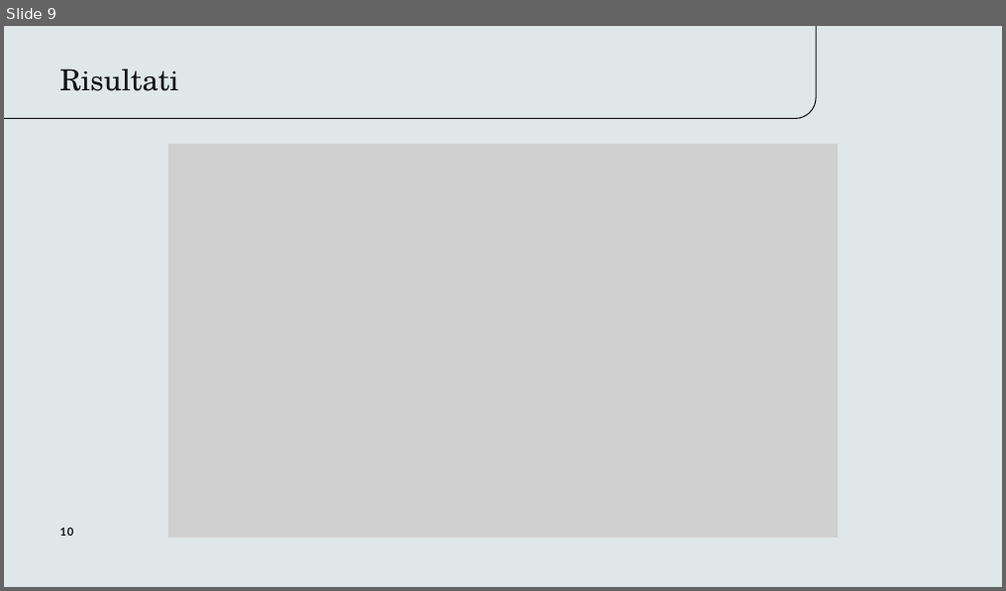
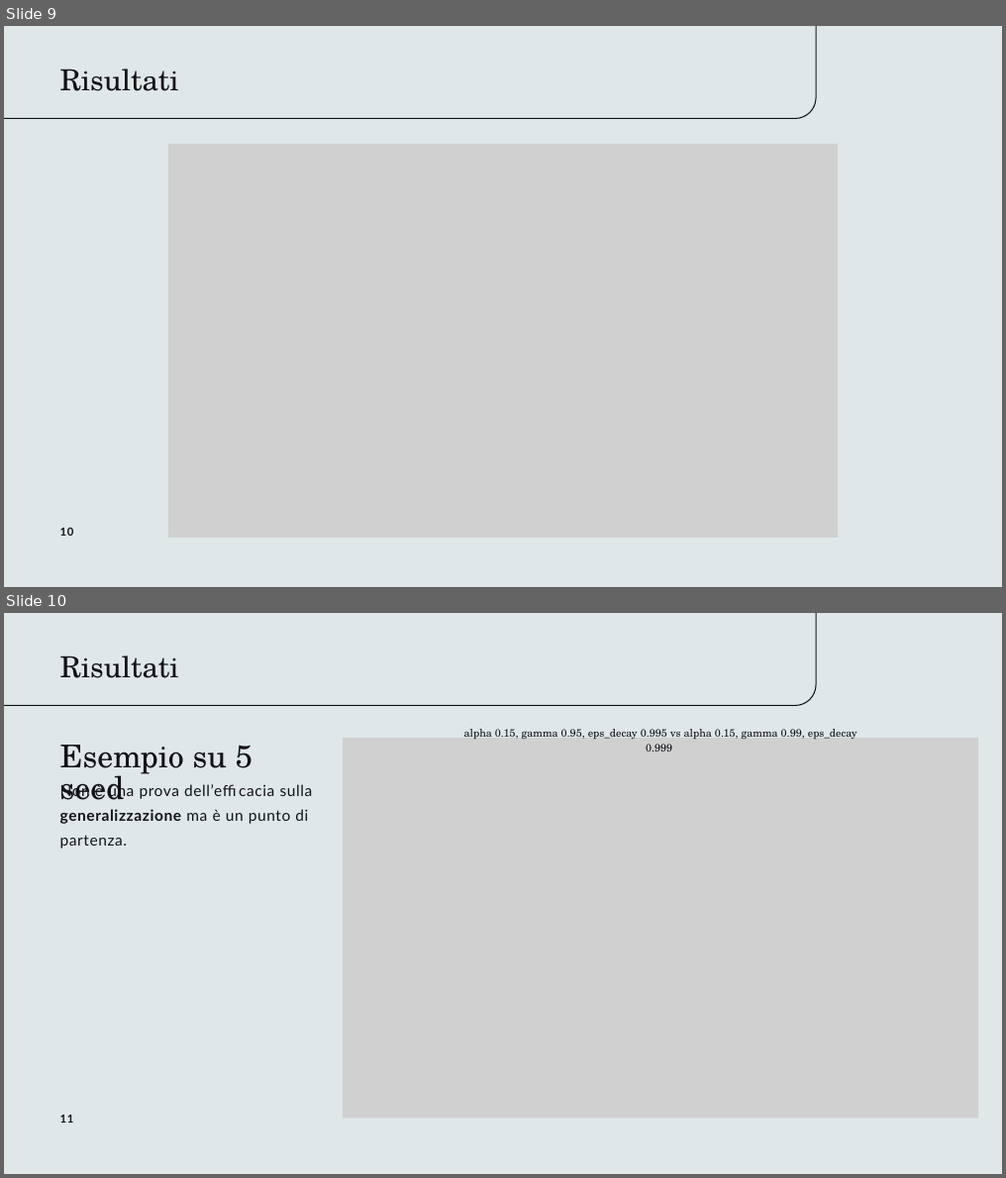
Before and after one commit to ttetrao/llm-guided-rl, a slide deck: thesis/presentazione.pptx. Shown one above the other, each under a label of ours: slide 9 before the commit, slides 9 and 10 after it. The pictures are 1006x591 and 1006x1178 pixels, drawn with LibreOffice and Linux fonts; fonts in the diff are those of the drawing; grey boxes stand for pictures. Boxes give left, top, right and bottom in pixels: in the first picture for what was removed or moved away, otherwise in the second. Text is boxed around its words. In the diff, an @@ line names an element or a change of style, - is before the commit and + after.

```diff
--- a/thesis/presentazione.pptx
+++ b/thesis/presentazione.pptx
@@ slide 10 added at (x1=4, y1=613, x2=1002, y2=1174), background #DFE7E9 @@
@@ freeform shape added at (x1=4, y1=613, x2=816, y2=705), outline #121217 1.5 pt @@
@@ text added at (x1=60, y1=656, x2=179, y2=678), 42 pt, text #121217 @@
+Risultati
@@ text added at (x1=464, y1=729, x2=857, y2=740), 15.5 pt, text #121217 @@
+alpha 0.15, gamma 0.95, eps_decay 0.995 vs alpha 0.15, gamma 0.99, eps_decay 0.999
@@ text added at (x1=60, y1=745, x2=253, y2=810), 45.5 pt, text #121217 @@
+Esempio su 5 seed
@@ picture added at (x1=343, y1=738, x2=978, y2=1118) @@
@@ text added at (x1=60, y1=782, x2=313, y2=849), 22.1 pt, text #121217 @@
+Non è una prova dell’efficacia sulla generalizzazione ma è un punto di partenza.
@@ text added at (x1=60, y1=1115, x2=74, y2=1123), 16 pt, text #121217, bold @@
+11
```
Also in this commit, not shown: 7 slides changed, 3 other slides added, 1 slide removed, 35 other files.
